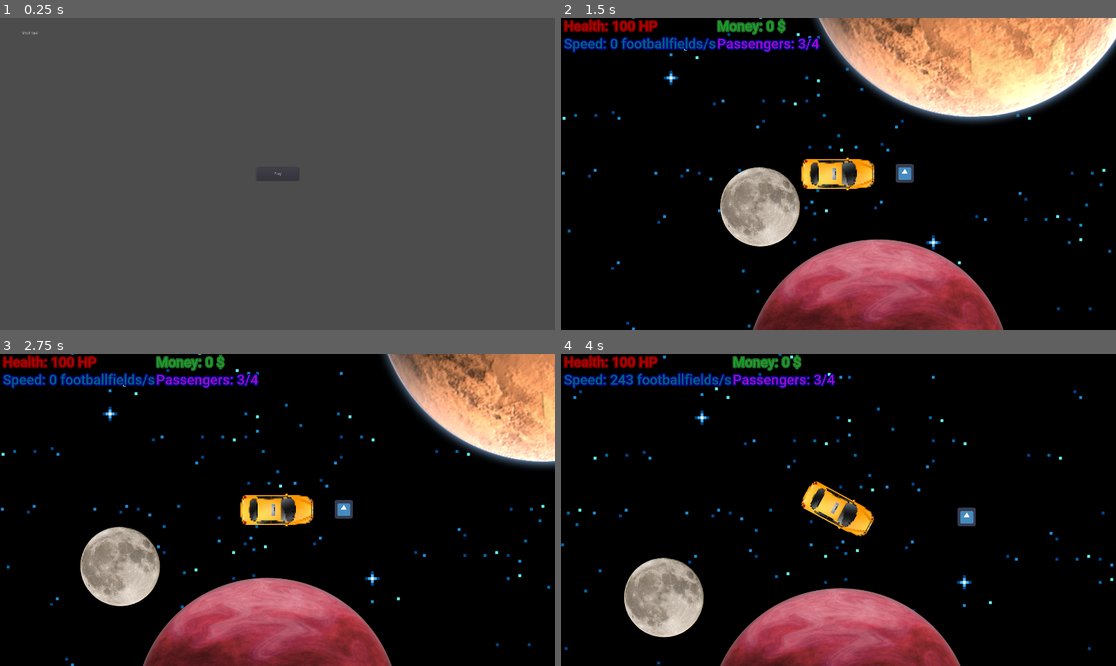
Above: before the commit, frames 1-4 (two rows, left to right).
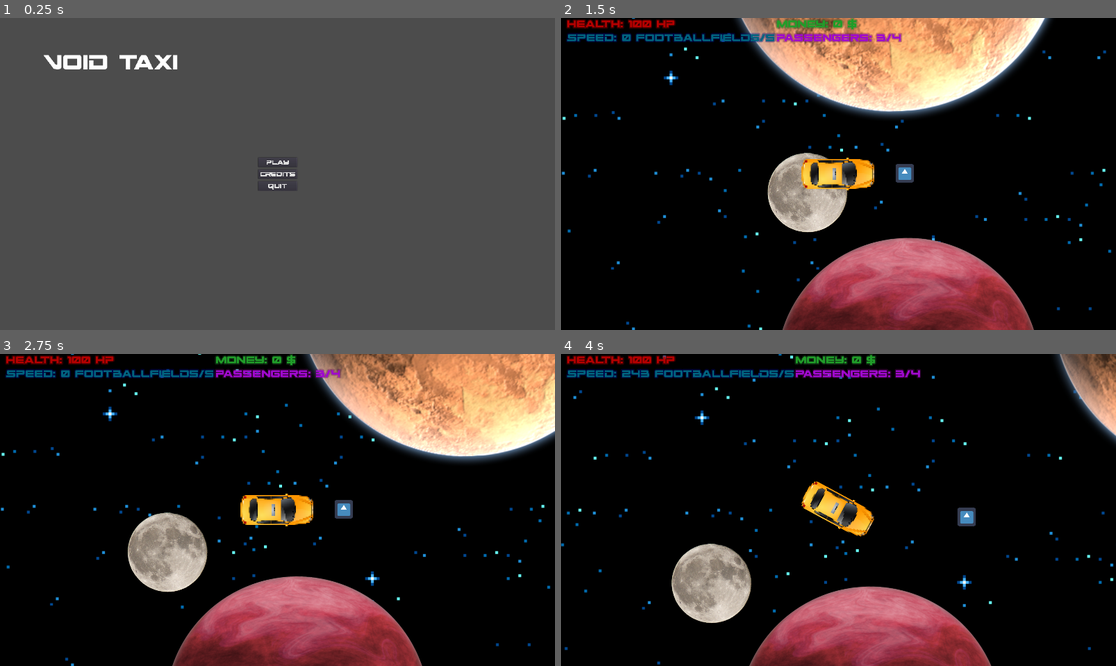
Above: after the commit, the same moments.

Repository: game-jam-team-gut/void-taxi
Game: Godot game, scene res://MainMenu.tscn
The game is run twice, just before and just after one commit, with the same random seed, the same clock (stepped at 60 frames per second) and the same inputs. The engine's default icon, where the game draws it, is replaced by a stand-in: a white triangle on a blue panel in a dark square.
Inputs (mouse positions are in pixels of both pictures, inside the frame that each line leads up to):
- Up to frame 1 (0.25 s): no input
- Up to frame 2 (1.5 s): click (838, 174) at 0.5 s, where only the run after the commit has a clickable "Credits"; click (838, 161) at 1.25 s, where only the run after the commit has a clickable "Play"
- Up to frame 3 (2.75 s): hold Right (ui_right) from 2.03 s (still down)
- Up to frame 4 (4 s): release Right (ui_right) at 2.78 s; hold Down (ui_down) 2.78-3.53 s; hold Right (ui_right) from 3.53 s (still down)

The runs differ from the first frame. In frame 1, 0.8% of the frame differs, in the area x 4-54%, y 4-56%; in frame 2, 29%, in the area x 0-100%, y 0-100%; in frame 3, 25%; in frame 4, 16%.

Commit message:
Change font and improve main menu look

Diff:
--- a/MainMenu.tscn
+++ b/MainMenu.tscn
@@ -1,6 +1,8 @@
-[gd_scene load_steps=2 format=2]
+[gd_scene load_steps=4 format=2]
 
 [ext_resource path="res://MainMenu/MainMenu.gd" type="Script" id=1]
+[ext_resource path="res://MainMenu/MainMenuNormalFont.tres" type="DynamicFont" id=2]
+[ext_resource path="res://MainMenu/MainMenuTitleFont.tres" type="DynamicFont" id=3]
 
 [node name="MainMenu" type="Control"]
 anchor_right = 1.0
@@ -11,26 +13,65 @@
 }
 
 [node name="Label" type="Label" parent="."]
-margin_left = 76.9994
-margin_top = 46.2971
-margin_right = 161.999
-margin_bottom = 67.2971
+margin_left = 147.555
+margin_top = 109.293
+margin_right = 630.555
+margin_bottom = 198.293
+custom_fonts/font = ExtResource( 3 )
 text = "Void taxi"
 __meta__ = {
 "_edit_use_anchors_": false
 }
 
-[node name="Button" type="Button" parent="."]
+[node name="VBoxContainer" type="VBoxContainer" parent="."]
 anchor_left = 0.5
 anchor_top = 0.5
 anchor_right = 0.5
 anchor_bottom = 0.5
-margin_left = -73.5
-margin_top = -23.0
-margin_right = 73.5
-margin_bottom = 23.0
+margin_left = -67.5
+margin_top = -57.5
+margin_right = 67.5
+margin_bottom = 57.5
+__meta__ = {
+"_edit_use_anchors_": false
+}
+
+[node name="PlayButton" type="Button" parent="VBoxContainer"]
+margin_right = 135.0
+margin_bottom = 33.0
+custom_fonts/font = ExtResource( 2 )
 text = "Play"
 __meta__ = {
 "_edit_use_anchors_": false
 }
-[connection signal="pressed" from="Button" to="." method="_on_Button_pressed"]
+
+[node name="MarginContainer" type="MarginContainer" parent="VBoxContainer"]
+margin_top = 37.0
+margin_right = 135.0
+margin_bottom = 37.0
+
+[node name="CreditsButton" type="Button" parent="VBoxContainer"]
+margin_top = 41.0
+margin_right = 135.0
+margin_bottom = 74.0
+custom_fonts/font = ExtResource( 2 )
+text = "Credits"
+__meta__ = {
+"_edit_use_anchors_": false
+}
+
+[node name="MarginContainer2" type="MarginContainer" parent="VBoxContainer"]
+margin_top = 78.0
+margin_right = 135.0
+margin_bottom = 78.0
+
+[node name="QuitButton" type="Button" parent="VBoxContainer"]
+margin_top = 82.0
+margin_right = 135.0
+margin_bottom = 115.0
+custom_fonts/font = ExtResource( 2 )
+text = "Quit"
+__meta__ = {
+"_edit_use_anchors_": false
+}
+[connection signal="pressed" from="VBoxContainer/PlayButton" to="." method="_on_Button_pressed"]
--- /dev/null
+++ b/MainMenu/MainMenuNormalFont.tres
@@ -0,0 +1,7 @@
+[gd_resource type="DynamicFont" load_steps=2 format=2]
+
+[ext_resource path="res://spaceranger.ttf" type="DynamicFontData" id=1]
+
+[resource]
+size = 30
+font_data = ExtResource( 1 )
--- /dev/null
+++ b/MainMenu/MainMenuTitleFont.tres
@@ -0,0 +1,7 @@
+[gd_resource type="DynamicFont" load_steps=2 format=2]
+
+[ext_resource path="res://spaceranger.ttf" type="DynamicFontData" id=1]
+
+[resource]
+size = 100
+font_data = ExtResource( 1 )
--- a/Void/Taxi.tscn
+++ b/Void/Taxi.tscn
@@ -1,9 +1,9 @@
-[gd_scene load_steps=10 format=2]
+[gd_scene load_steps=11 format=2]
 
 [ext_resource path="res://Void/Taxi/void-taxi.png" type="Texture" id=1]
 [ext_resource path="res://Void/Taxi/Taxi.gd" type="Script" id=2]
-[ext_resource path="res://Void/Roboto-Medium.ttf" type="DynamicFontData" id=3]
 [ext_resource path="res://Void/Taxi/PassengerSystem.gd" type="Script" id=4]
+[ext_resource path="res://spaceranger.ttf" type="DynamicFontData" id=5]
 
 [sub_resource type="RectangleShape2D" id=1]
 extents = Vector2( 123.715, 54.7674 )
@@ -14,20 +14,26 @@
 [sub_resource type="DynamicFont" id=3]
 size = 48
 outline_size = 4
-outline_color = Color( 0.4, 0, 0, 1 )
-font_data = ExtResource( 3 )
+outline_color = Color( 1, 0, 0, 0.196078 )
+font_data = ExtResource( 5 )
+
+[sub_resource type="DynamicFont" id=4]
+size = 48
+outline_size = 4
+outline_color = Color( 0, 0.0392157, 0.501961, 0.352941 )
+font_data = ExtResource( 5 )
 
 [sub_resource type="DynamicFont" id=5]
 size = 48
 outline_size = 4
-outline_color = Color( 0, 0.0392157, 0.501961, 1 )
-font_data = ExtResource( 3 )
+outline_color = Color( 0.129412, 0.423529, 0.164706, 0.352941 )
+font_data = ExtResource( 5 )
 
-[sub_resource type="DynamicFont" id=4]
+[sub_resource type="DynamicFont" id=6]
 size = 48
 outline_size = 4
-outline_color = Color( 0.129412, 0.423529, 0.164706, 1 )
-font_data = ExtResource( 3 )
+outline_color = Color( 0.392157, 0.0235294, 0.4, 0.352941 )
+font_data = ExtResource( 5 )
 
 [node name="Taxi" type="KinematicBody2D"]
 position = Vector2( 512.578, 299.004 )
@@ -55,19 +61,21 @@
 [node name="CanvasLayer" type="CanvasLayer" parent="."]
 
 [node name="HBoxContainer" type="HBoxContainer" parent="CanvasLayer"]
-margin_left = 10.0
-margin_right = 1910.0
+margin_left = 19.5135
+margin_right = 1919.51
 margin_bottom = 250.0
 __meta__ = {
 "_edit_use_anchors_": false
 }
 
 [node name="VBoxContainer" type="VBoxContainer" parent="CanvasLayer/HBoxContainer"]
+margin_bottom = 250.0
 __meta__ = {
 "_edit_use_anchors_": false
 }
 
 [node name="Health" type="Label" parent="CanvasLayer/HBoxContainer/VBoxContainer"]
+margin_bottom = 43.0
 custom_fonts/font = SubResource( 3 )
 custom_colors/font_color = Color( 0.713726, 0, 0, 1 )
 __meta__ = {
@@ -75,26 +83,34 @@
 }
 
 [node name="Speed" type="Label" parent="CanvasLayer/HBoxContainer/VBoxContainer"]
-custom_fonts/font = SubResource( 5 )
+margin_top = 47.0
+margin_bottom = 90.0
+custom_fonts/font = SubResource( 4 )
 custom_colors/font_color = Color( 0, 0.392157, 0.501961, 1 )
 __meta__ = {
 "_edit_use_anchors_": false
 }
 
 [node name="VBoxContainer2" type="VBoxContainer" parent="CanvasLayer/HBoxContainer"]
+margin_left = 4.0
+margin_right = 4.0
+margin_bottom = 250.0
 __meta__ = {
 "_edit_use_anchors_": false
 }
 
 [node name="Money" type="Label" parent="CanvasLayer/HBoxContainer/VBoxContainer2"]
-custom_fonts/font = SubResource( 4 )
+margin_bottom = 43.0
+custom_fonts/font = SubResource( 5 )
 custom_colors/font_color = Color( 0.129412, 0.619608, 0.164706, 1 )
 __meta__ = {
 "_edit_use_anchors_": false
 }
 
 [node name="Passengers" type="Label" parent="CanvasLayer/HBoxContainer/VBoxContainer2"]
-custom_fonts/font = SubResource( 5 )
+margin_top = 47.0
+margin_bottom = 90.0
+custom_fonts/font = SubResource( 6 )
 custom_colors/font_color = Color( 0.627451, 0.0392157, 0.807843, 1 )
 __meta__ = {
 "_edit_use_anchors_": false
Binary file removed: Void/Roboto-Medium.ttf
Binary file added: spaceranger.ttf
